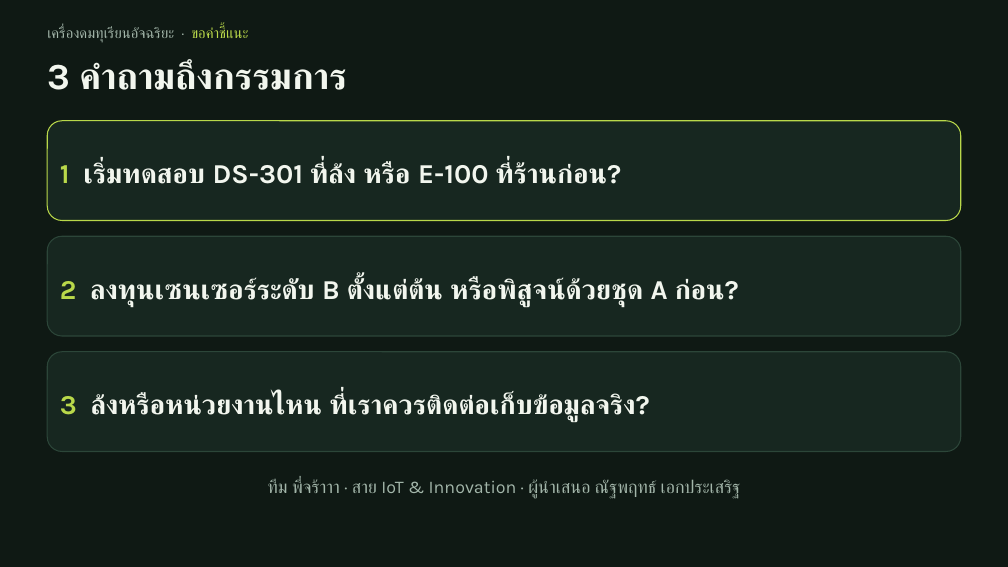
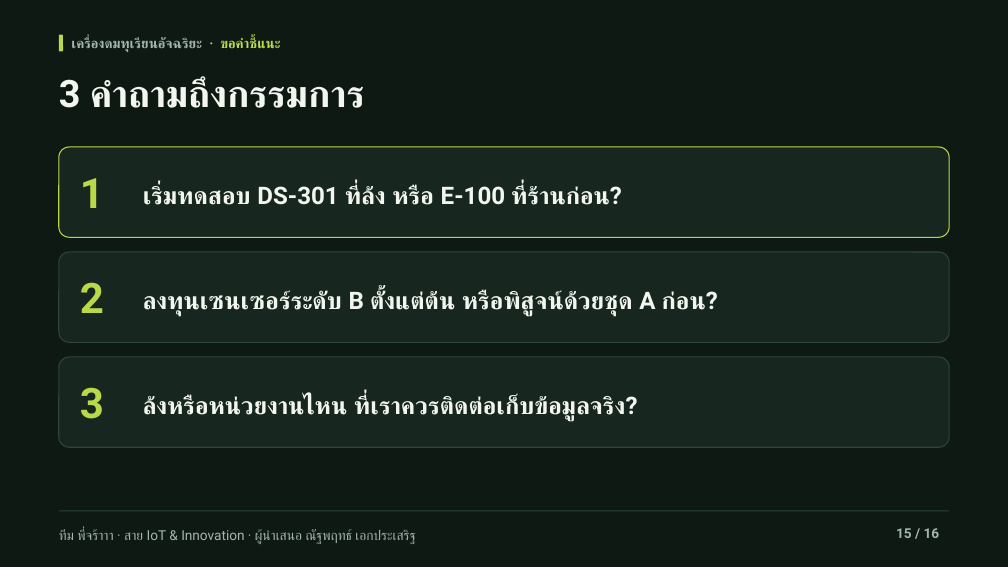
Before and after one commit to moolek02/e-nose-hub, a slide deck: slide 15 of docs/e-nose-pitch-deck-v2.pptx. Drawn at 1008x567 pixels with LibreOffice and Linux fonts; fonts in the diff are those of the drawing. Boxes give left, top, right and bottom in pixels: in the first picture for what was removed or moved away, otherwise in the second. Text is boxed around its words. In the diff, an @@ line names an element or a change of style, - is before the commit and + after.

```diff
--- a/docs/e-nose-pitch-deck-v2.pptx
+++ b/docs/e-nose-pitch-deck-v2.pptx
@@ rounded rectangle added at [59, 35, 64, 51], fill #B9D84A @@
@@ text "เครื่องดมทุเรียนอัจฉริยะ · ขอคำชี้แนะ": place and size @@
-text "เครื่องดมทุเรียนอัจฉริยะ · ขอคำชี้แนะ" at [47, 26, 248, 42]
+text "เครื่องดมทุเรียนอัจฉริยะ · ขอคำชี้แนะ" at [71, 37, 280, 52]
@@ text "เครื่องดมทุเรียนอัจฉริยะ · ขอคำชี้แนะ" at [71, 37, 280, 52]: size 14 to 13 pt, font Karla to Roboto, bold on; line spacing 1.15 to 1; vertical alignment top to middle @@
@@ text "3 คำถามถึงกรรมการ": place and size @@
-text "3 คำถามถึงกรรมการ" at [47, 60, 347, 90]
+text "3 คำถามถึงกรรมการ" at [59, 78, 365, 108]
@@ text "3 คำถามถึงกรรมการ" at [59, 78, 365, 108]: size 35 to 36 pt, font Karla to Roboto; vertical alignment top to middle @@
@@ rounded rectangle: place and size @@
-rounded rectangle at [47, 121, 960, 221]
+rounded rectangle at [59, 147, 950, 237]
@@ text added at [80, 178, 104, 208], 40 pt, text #B9D84A, bold @@
+1
@@ text at [143, 185, 622, 205]: text changed; size 26 to 23 pt; font Karla to Roboto @@
-1 เริ่มทดสอบ DS-301 ที่ล้ง หรือ E-100 ที่ร้านก่อน?
+เริ่มทดสอบ DS-301 ที่ล้ง หรือ E-100 ที่ร้านก่อน?
@@ rounded rectangle: place and size @@
-rounded rectangle at [47, 352, 960, 451]
+rounded rectangle at [59, 252, 950, 342]
@@ text added at [80, 282, 104, 313], 40 pt, text #B9D84A, bold @@
+2
@@ text at [143, 290, 718, 317]: text changed; size 26 to 23 pt; font Karla to Roboto @@
-2 ลงทุนเซนเซอร์ระดับ B ตั้งแต่ต้น หรือพิสูจน์ด้วยชุด A ก่อน?
+ลงทุนเซนเซอร์ระดับ B ตั้งแต่ต้น หรือพิสูจน์ด้วยชุด A ก่อน?
@@ proportions changed in 3 elements at [59, 252, 950, 342], [59, 147, 950, 237], [59, 357, 950, 447] @@
@@ rounded rectangle: place and size @@
-rounded rectangle at [47, 236, 960, 336]
+rounded rectangle at [59, 357, 950, 447]
@@ text added at [80, 387, 104, 419], 40 pt, text #B9D84A, bold @@
+3
@@ text at [143, 395, 637, 422]: text changed; size 26 to 23 pt; font Karla to Roboto @@
-3 ล้งหรือหน่วยงานไหน ที่เราควรติดต่อเก็บข้อมูลจริง?
+ล้งหรือหน่วยงานไหน ที่เราควรติดต่อเก็บข้อมูลจริง?
@@ text "ทีม พี่จร้าาา · สาย IoT ...": place and size @@
-text "ทีม พี่จร้าาา · สาย IoT ..." at [268, 479, 741, 498]
+text "ทีม พี่จร้าาา · สาย IoT ..." at [59, 529, 416, 544]
@@ text "ทีม พี่จร้าาา · สาย IoT ..." at [59, 529, 416, 544]: size 17 to 13 pt, font Karla to Roboto; alignment centre to left; vertical alignment top to middle @@
@@ rounded rectangle added at [59, 510, 950, 511], fill #2C4639 @@
@@ text added at [896, 528, 940, 538], 13 pt, text #A3B6AA, bold @@
+15 / 16
```
Also in this commit, not shown: 15 other slides changed, 8 other files.
